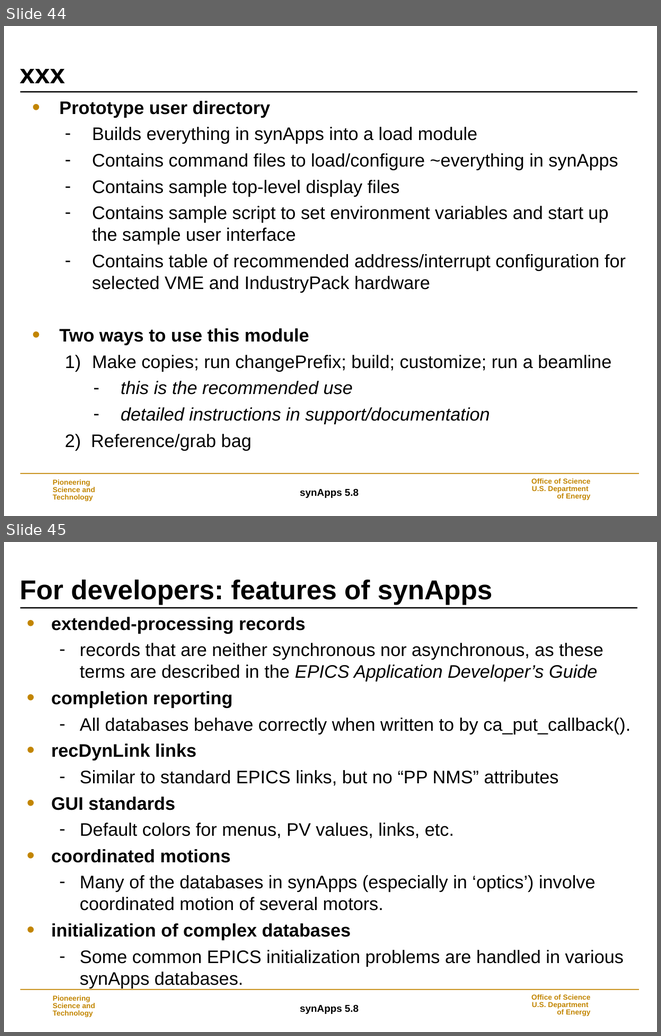
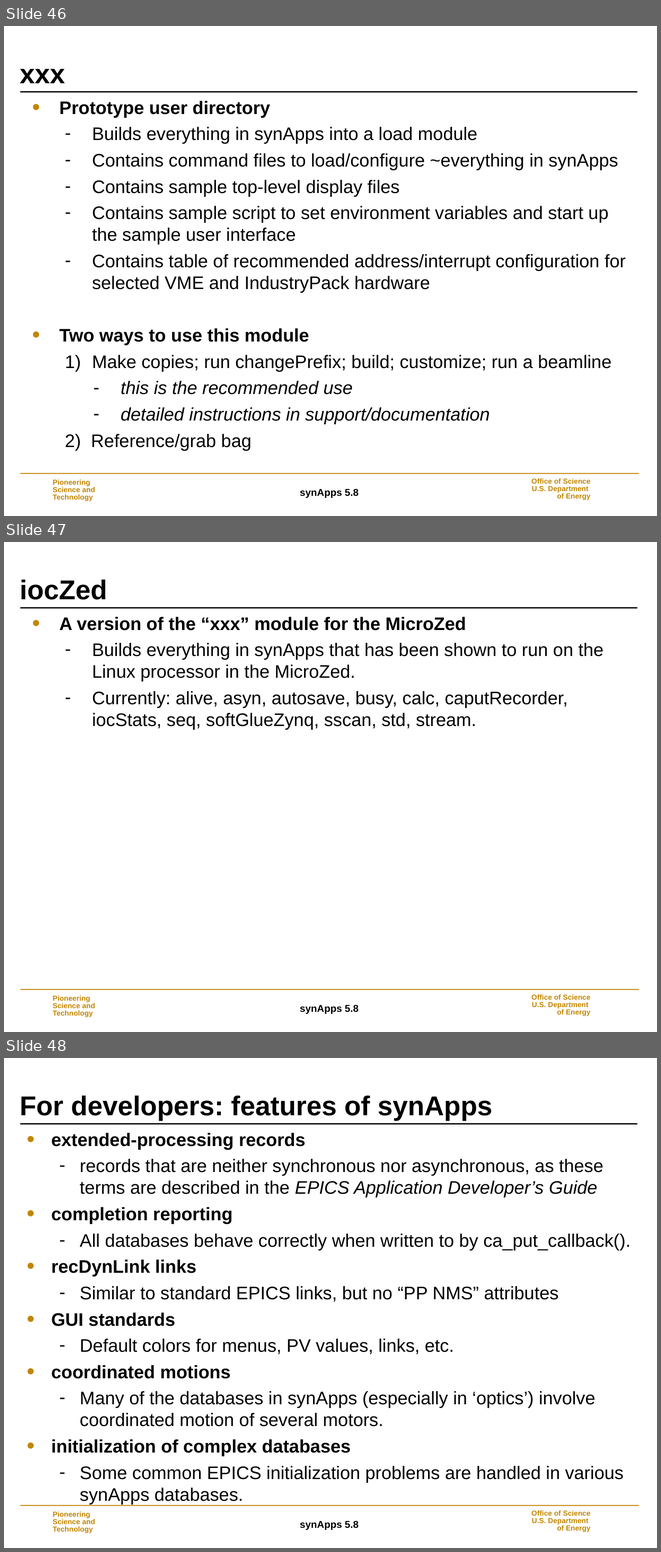
Before and after one commit to EPICS-synApps/support, a slide deck: documentation/IntroToSynApps.ppt. Shown one above the other, each under a label of ours: slides 44 and 45 before the commit, slides 46, 47 and 48 after it. The pictures are 661x1036 and 661x1552 pixels, drawn with LibreOffice and Linux fonts; fonts in the diff are those of the drawing; background and template pictures are left out. Boxes give left, top, right and bottom in pixels: in the first picture for what was removed or moved away, otherwise in the second. Text is boxed around its words. In the diff, an @@ line names an element or a change of style, - is before the commit and + after.

Commit message:
Updated with softGlueZynq and iocZed

```diff
--- a/documentation/IntroToSynApps.ppt
+++ b/documentation/IntroToSynApps.ppt
@@ slide 47 added at box(4, 542, 657, 1032), background #FFFFFF; not listed: 5 template elements that a slide beside it also shows @@
@@ title added at box(20, 579, 107, 600), 30 pt, text #000000, bold @@
+iocZed
@@ text added at box(59, 617, 604, 730), 20 pt, text #000000 @@
+• A version of the “xxx” module for the MicroZed
+  – Builds everything in synApps that has been shown to run on the Linux processor in the MicroZed.
+  – Currently: alive, asyn, autosave, busy, calc, caputRecorder, iocStats, seq, softGlueZynq, sscan, std, stream.
@@ what was slide 44 is now slide 46 @@
@@ what was slide 45 is now slide 48 @@
```
Also in this commit, not shown: 2 slides changed, 2 other slides added.
